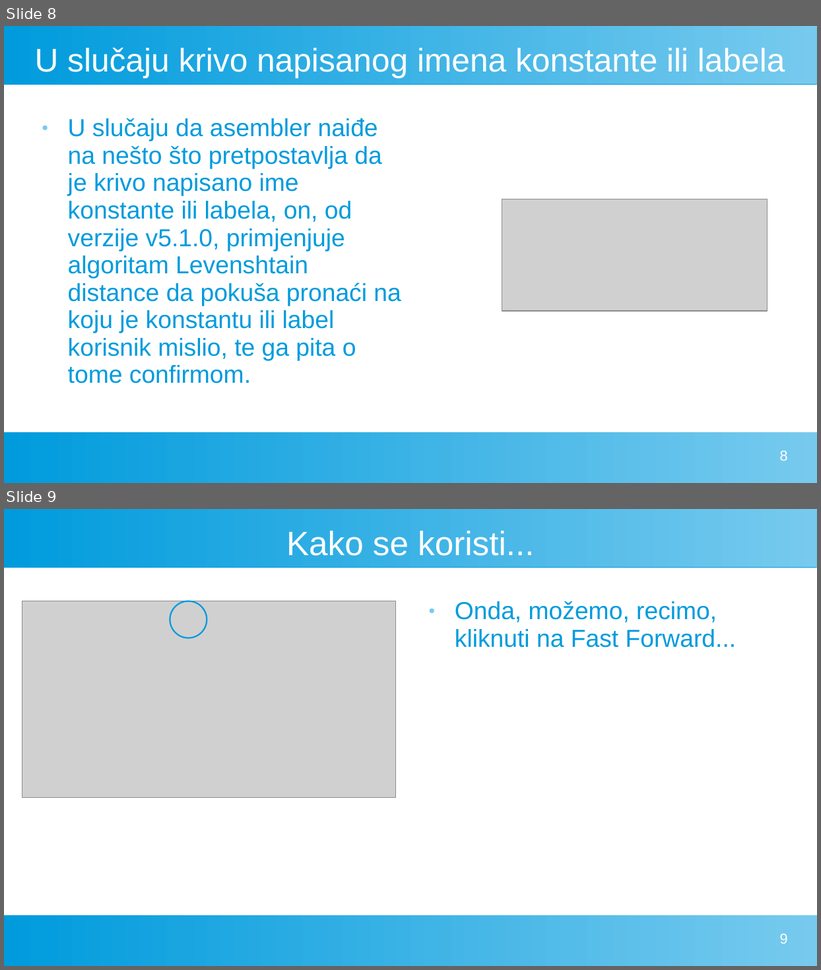
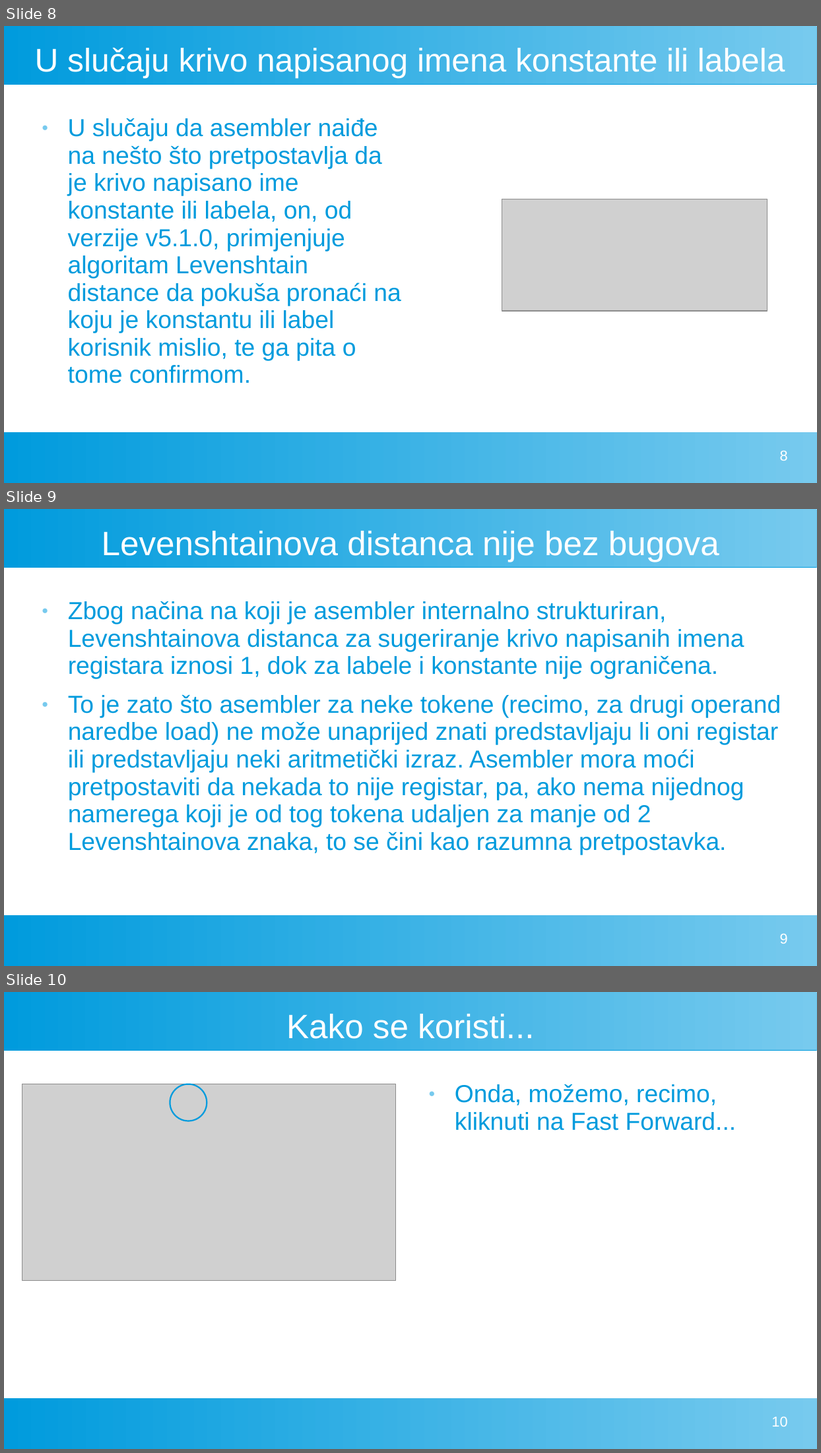
Before and after one commit to FlatAssembler/FlatAssembler.github.io, a slide deck: PicoBlaze/PicoBlaze.ppt. Shown one above the other, each under a label of ours: slides 8 and 9 before the commit, slides 8, 9 and 10 after it. The pictures are 821x970 and 821x1453 pixels, drawn with LibreOffice and Linux fonts; fonts in the diff are those of the drawing; grey boxes stand for pictures. Boxes give left, top, right and bottom in pixels: in the first picture for what was removed or moved away, otherwise in the second. Text is boxed around its words. In the diff, an @@ line names an element or a change of style, - is before the commit and + after.

```diff
--- a/PicoBlaze/PicoBlaze.ppt
+++ b/PicoBlaze/PicoBlaze.ppt
@@ slide 9 added at [4,509,817,966], background #FFFFFF; not listed: 2 template elements that a slide beside it also shows @@
@@ title added at [102,531,719,562], 33 pt, text #FFFFFF @@
+Levenshtainova distanca nije bez bugova
@@ text added at [68,601,781,855], 24 pt, text #009BDD @@
+● Zbog načina na koji je asembler internalno strukturiran, Levenshtainova distanca za sugeriranje krivo napisanih imena registara iznosi 1, dok za labele i konstante nije ograničena.
+● To je zato što asembler za neke tokene (recimo, za drugi operand naredbe load) ne može unaprijed znati predstavljaju li oni registar ili predstavljaju neki aritmetički izraz. Asembler mora moći pretpostaviti da nekada to nije registar, pa, ako nema nijednog namerega koji je od tog tokena udaljen za manje od 2 Levenshtainova znaka, to se čini kao razumna pretpostavka.
@@ page number added at [780,934,788,944], 14 pt, text #FFFFFF @@
+9
@@ what was slide 9 is now slide 10 @@
@@ page number at [772,1417,787,1427]: text changed @@
-9
+10
```
Also in this commit, not shown: 2 slides changed.
